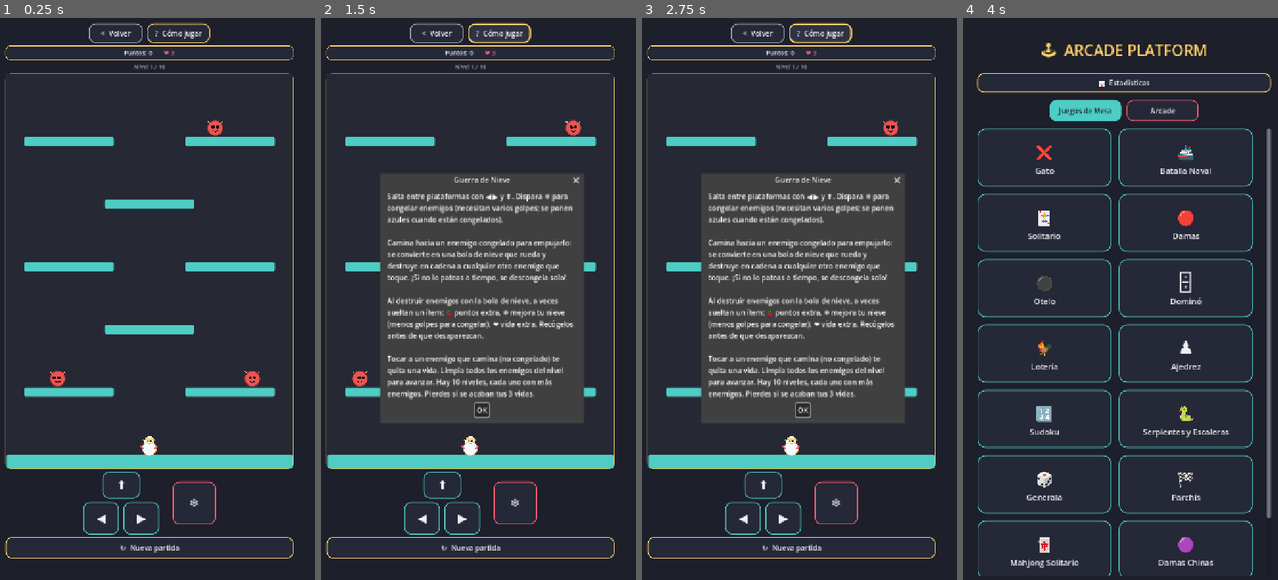
Above: before the commit, frames 1-4 (left to right).
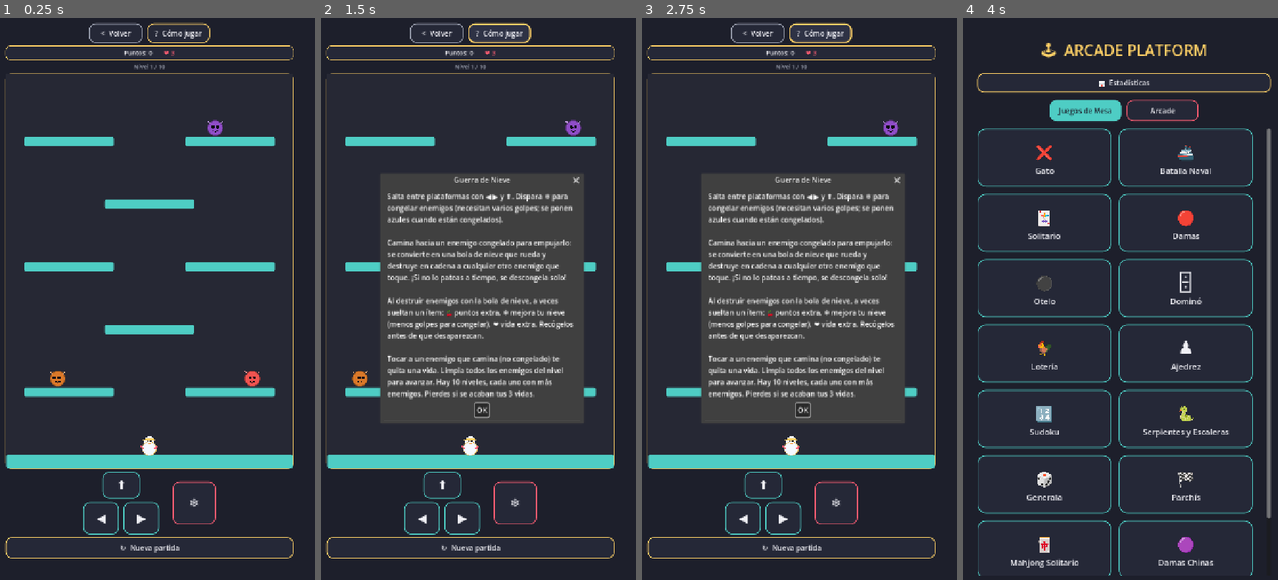
Above: after the commit, the same moments.

Repository: jfrodriguezva/Arcade
Game: Godot game, scene res://games/arcade/snow_brawl/snow_brawl.tscn
The game is run twice, just before and just after one commit, with the same random seed, the same clock (stepped at 60 frames per second) and the same inputs. This scene is started directly instead of the project's main scene.
Inputs:
- Up to frame 1 (0.25 s): no input
- Up to frame 2 (1.5 s): click "❄" at 0.5 s; click "? Cómo jugar" at 1.25 s
- Up to frame 3 (2.75 s): click "? Cómo jugar" at 2 s
- Up to frame 4 (4 s): click "OK" at 2.75 s; click "< Volver" at 3.5 s

The runs differ from the first frame. In frame 1, 0.2% of the frame differs, in the area x 15-71%, y 18-66%; in frame 2, 0.2%, in the area x 9-83%, y 18-66%; in frame 3, 0.1%; in frame 4, nothing differs.

Commit message:
Guerra de Nieve: descongela más rápido, frena al congelarse, aliento real, IA y variedad
Ajustes pedidos tras probar la versión anterior:
- Menos golpes para congelar (3→2, más rápido de lograr).
- Los enemigos ahora frenan de verdad con cada golpe de nieve (no solo
  cambian de color) hasta casi detenerse justo antes de congelarse del
  todo, y recuperan su velocidad al descongelarse.
- El "aliento" de nieve (las chuzas) ya no es una bala recta: sale con
  un empujón hacia arriba, cae un poco por gravedad propia, crece como
  un puñado de nieve al viajar y se disipa a los ~320px en vez de
  cruzar toda la pantalla.
- Movimiento del jugador con aceleración/frenado suave en vez de
  velocidad fija de golpe, y un aplaste breve no-bloqueante al
  aterrizar para que el salto se sienta con más peso.
- IA ligera: un enemigo en la misma plataforma y cerca del jugador se
  voltea hacia él y acelera, en vez de solo patrullar ignorándolo.
- Variedad visual: los enemigos ahora salen en 4 colores distintos en
  vez de todos idénticos.

Verificado con test headless dedicado (golpes reducidos, frenado
progresivo y restauración al descongelar, IA persiguiendo al jugador,
arco/rango/disipación del aliento, aplaste de aterrizaje sin errores)
más 300 frames de juego real.

Co-Authored-By: Claude Sonnet 5 <noreply@anthropic.com>

Diff:
--- a/games/arcade/snow_brawl/snow_brawl.gd
+++ b/games/arcade/snow_brawl/snow_brawl.gd
@@ -18,13 +18,22 @@
 const PLAYER_VIEW_SIZE := Vector2(46, 46)
 const ENEMY_VIEW_SIZE := Vector2(40, 40)
 const PROJECTILE_VIEW_SIZE := Vector2(16, 16)
-const SNOW_SPEED := 480.0
+const SNOW_SPEED := 380.0
+const SNOW_ARC_GRAVITY := 260.0  # el aliento de nieve cae un poco, no es una linea recta
+const SNOW_RANGE := 320.0        # se disipa a esta distancia, no cruza toda la pantalla
 const SNOW_COOLDOWN := 0.35
-const FREEZE_HITS := 3
+const FREEZE_HITS := 2
 const SNOWBALL_SPEED := 320.0
 const SNOWBALL_MAX_DIST := 460.0
 const MAX_LEVEL := 10
 const FREEZE_DURATION := 6.0  # si no pateas al enemigo a tiempo, se descongela
+const AGGRO_RANGE := 160.0
+const AGGRO_SPEED_MULT := 1.7
+const MOVE_ACCEL := 1600.0  # aceleracion/frenado horizontal, ya no es un cambio instantaneo de velocidad
+const LANDING_SQUASH := 0.22
+const ENEMY_COLORS := [
+	UIKit.COLOR_DANGER, Color(0.85, 0.47, 0.16), Color(0.56, 0.30, 0.78), Color(0.20, 0.55, 0.80),
+]
 const ITEM_DROP_CHANCE := 0.4
 const ITEM_LIFETIME := 8.0
 const ITEM_VIEW_SIZE := Vector2(26, 26)
@@ -247,16 +256,17 @@
 	for i in range(count):
 		var plat: Rect2 = PLATFORMS[1 + (randi() % (PLATFORMS.size() - 1))]
 		var pos := Vector2(plat.position.x + randf() * max(1.0, plat.size.x - ENEMY_SIZE.x), plat.position.y - ENEMY_SIZE.y)
+		var base_color: Color = ENEMY_COLORS[i % ENEMY_COLORS.size()]
 		var view := EntitySprite.new()
 		view.size = ENEMY_VIEW_SIZE
 		view.position = _enemy_view_pos(pos)
 		view.mouse_filter = Control.MOUSE_FILTER_IGNORE
-		view.setup("snow_enemy", UIKit.COLOR_DANGER)
+		view.setup("snow_enemy", base_color)
 		play_area.add_child(view)
 		enemies.append({
 			"pos": pos, "platform": plat, "dir": (1 if randi() % 2 == 0 else -1),
-			"speed": speed, "state": "walking", "hits": 0, "vel": Vector2.ZERO,
-			"start_x": 0.0, "view": view, "phase": fmod(float(i) * 0.31, 1.0),
+			"speed": speed, "base_speed": speed, "state": "walking", "hits": 0, "vel": Vector2.ZERO,
+			"start_x": 0.0, "view": view, "phase": fmod(float(i) * 0.31, 1.0), "base_color": base_color,
 		})
 
 	status_label.text = "Nivel %d / %d" % [level, MAX_LEVEL]
@@ -279,6 +289,15 @@
 	player_view.set_phase(player_phase)
 
 
+func _play_landing_squash() -> void:
+	## Aplaste breve y no-bloqueante al aterrizar, para que el salto se
+	## sienta con más peso/impacto en vez de solo detenerse en seco.
+	player_view.pivot_offset = player_view.size * Vector2(0.5, 1.0)
+	player_view.scale = Vector2(1.0 + LANDING_SQUASH, 1.0 - LANDING_SQUASH)
+	var tw := create_tween()
+	tw.tween_property(player_view, "scale", Vector2.ONE, 0.16).set_trans(Tween.TRANS_BACK).set_ease(Tween.EASE_OUT)
+
+
 func _enemy_view_pos(pos: Vector2) -> Vector2:
 	return Vector2(
 		pos.x + ENEMY_SIZE.x / 2.0 - ENEMY_VIEW_SIZE.x / 2.0,
@@ -301,10 +320,16 @@
 	var view := EntitySprite.new()
 	view.size = PROJECTILE_VIEW_SIZE
 	view.position = pos - Vector2(2.0, 2.0)
+	view.pivot_offset = view.size / 2.0
 	view.mouse_filter = Control.MOUSE_FILTER_IGNORE
 	view.setup("snowball", Color.WHITE)
 	play_area.add_child(view)
-	projectiles.append({"pos": pos, "vel": Vector2(facing * SNOW_SPEED, 0), "view": view})
+	# Aliento de nieve: sale con un empujoncito hacia arriba y cae un poco
+	# (SNOW_ARC_GRAVITY), en vez de viajar en línea recta perfecta — y se
+	# disipa a los SNOW_RANGE px en vez de cruzar toda la pantalla.
+	projectiles.append({
+		"pos": pos, "vel": Vector2(facing * SNOW_SPEED, -70.0), "view": view, "start_pos": pos,
+	})
 
 
 func _process(delta: float) -> void:
@@ -325,18 +350,22 @@
 
 func _update_player(delta: float) -> void:
 	player_vel.y += GRAVITY * delta
+
+	# Aceleración/frenado suave en vez de fijar la velocidad de golpe: se
+	# siente menos rígido al arrancar y al parar.
+	var target_vx := 0.0
 	if moving_left and not moving_right:
-		player_vel.x = -MOVE_SPEED
+		target_vx = -MOVE_SPEED
 		facing = -1
 	elif moving_right and not moving_left:
-		player_vel.x = MOVE_SPEED
+		target_vx = MOVE_SPEED
 		facing = 1
-	else:
-		player_vel.x = 0.0
-
-	if player_vel.x != 0.0:
+	player_vel.x = move_toward(player_vel.x, target_vx, MOVE_ACCEL * delta)
+
+	if absf(player_vel.x) > 4.0:
 		player_phase = fmod(player_phase + delta * 2.6, 1.0)
 
+	var was_airborne: bool = not on_ground
 	var prev_bottom: float = player_pos.y + PLAYER_SIZE.y
 	player_pos += player_vel * delta
 	player_pos.x = clamp(player_pos.x, 0.0, PLAY_W - PLAYER_SIZE.x)
@@ -350,6 +379,8 @@
 				player_pos.y = p.position.y - PLAYER_SIZE.y
 				player_vel.y = 0.0
 				on_ground = true
+				if was_airborne:
+					_play_landing_squash()
 				break
 
 	_sync_player_view()
@@ -392,7 +423,8 @@
 	## vuelve a caminar (y a ser peligroso), como en el Snow Bros original.
 	e["state"] = "walking"
 	e["hits"] = 0
-	e["view"].setup("snow_enemy", UIKit.COLOR_DANGER)
+	e["speed"] = e["base_speed"]
+	e["view"].setup("snow_enemy", e["base_color"])
 
 
 func _effective_freeze_hits() -> int:
@@ -401,14 +433,26 @@
 
 func _update_walking_enemy(e: Dictionary, delta: float) -> void:
 	var plat: Rect2 = e["platform"]
-	e["pos"].x += e["dir"] * e["speed"] * delta
+
+	# IA ligera: si el jugador está en la misma plataforma y cerca, el
+	# enemigo se voltea hacia él y acelera, en vez de solo patrullar de
+	# lado a lado ignorándolo por completo.
+	var same_platform: bool = player_pos.y + PLAYER_SIZE.y > plat.position.y - 6.0 \
+		and player_pos.y + PLAYER_SIZE.y < plat.position.y + 26.0
+	var dx: float = (player_pos.x + PLAYER_SIZE.x / 2.0) - (e["pos"].x + ENEMY_SIZE.x / 2.0)
+	var aggro: bool = same_platform and absf(dx) <= AGGRO_RANGE
+	var speed_now: float = e["speed"] * (AGGRO_SPEED_MULT if aggro else 1.0)
+	if aggro and absf(dx) > 2.0:
+		e["dir"] = 1 if dx > 0.0 else -1
+
+	e["pos"].x += e["dir"] * speed_now * delta
 	if e["pos"].x < plat.position.x:
 		e["pos"].x = plat.position.x
 		e["dir"] = 1
 	elif e["pos"].x + ENEMY_SIZE.x > plat.position.x + plat.size.x:
 		e["pos"].x = plat.position.x + plat.size.x - ENEMY_SIZE.x
 		e["dir"] = -1
-	e["phase"] = fmod(float(e["phase"]) + delta * 3.0, 1.0)
+	e["phase"] = fmod(float(e["phase"]) + delta * (4.4 if aggro else 3.0), 1.0)
 	e["view"].position = _enemy_view_pos(e["pos"])
 	e["view"].set_facing(0.0, e["dir"] < 0)
 	e["view"].set_phase(e["phase"])
@@ -442,10 +486,16 @@
 func _update_projectiles(delta: float) -> void:
 	for i in range(projectiles.size() - 1, -1, -1):
 		var p: Dictionary = projectiles[i]
+		p["vel"].y += SNOW_ARC_GRAVITY * delta
 		p["pos"] += p["vel"] * delta
 		p["view"].position = p["pos"] - Vector2(2.0, 2.0)
 
-		if p["pos"].x < 0.0 or p["pos"].x > PLAY_W:
+		var traveled: float = p["pos"].distance_to(p["start_pos"])
+		var range_t: float = clamp(traveled / SNOW_RANGE, 0.0, 1.0)
+		p["view"].scale = Vector2.ONE * lerp(0.85, 1.5, range_t)
+		p["view"].modulate.a = 1.0 - range_t * range_t
+
+		if p["pos"].x < 0.0 or p["pos"].x > PLAY_W or traveled >= SNOW_RANGE:
 			p["view"].queue_free()
 			projectiles.remove_at(i)
 			continue
@@ -458,16 +508,17 @@
 			if proj_rect.intersects(Rect2(e["pos"], ENEMY_SIZE)):
 				e["hits"] += 1
 				var needed: int = _effective_freeze_hits()
+				var t: float = float(e["hits"]) / float(needed)
+				# Cada golpe lo frena, no solo lo tiñe: se nota que se está
+				# congelando de verdad, hasta casi detenerse justo antes de
+				# quedar completamente congelado.
+				e["speed"] = e["base_speed"] * clamp(1.0 - t * 0.85, 0.15, 1.0)
 				if e["hits"] >= needed:
 					e["state"] = "frozen"
 					e["frozen_timer"] = FREEZE_DURATION
 					e["view"].setup("snow_enemy", UIKit.COLOR_ACCENT_2)
 				else:
-					# Aún no queda congelado del todo: se va poniendo blanco
-					# progresivamente con cada golpe, para que se note que
-					# ya casi está listo para empujarlo.
-					var t: float = float(e["hits"]) / float(needed)
-					var frost: Color = UIKit.COLOR_DANGER.lerp(UIKit.COLOR_ACCENT_2, t * 0.75)
+					var frost: Color = e["base_color"].lerp(UIKit.COLOR_ACCENT_2, t * 0.75)
 					e["view"].setup("snow_enemy", frost)
 				hit = true
 				break
